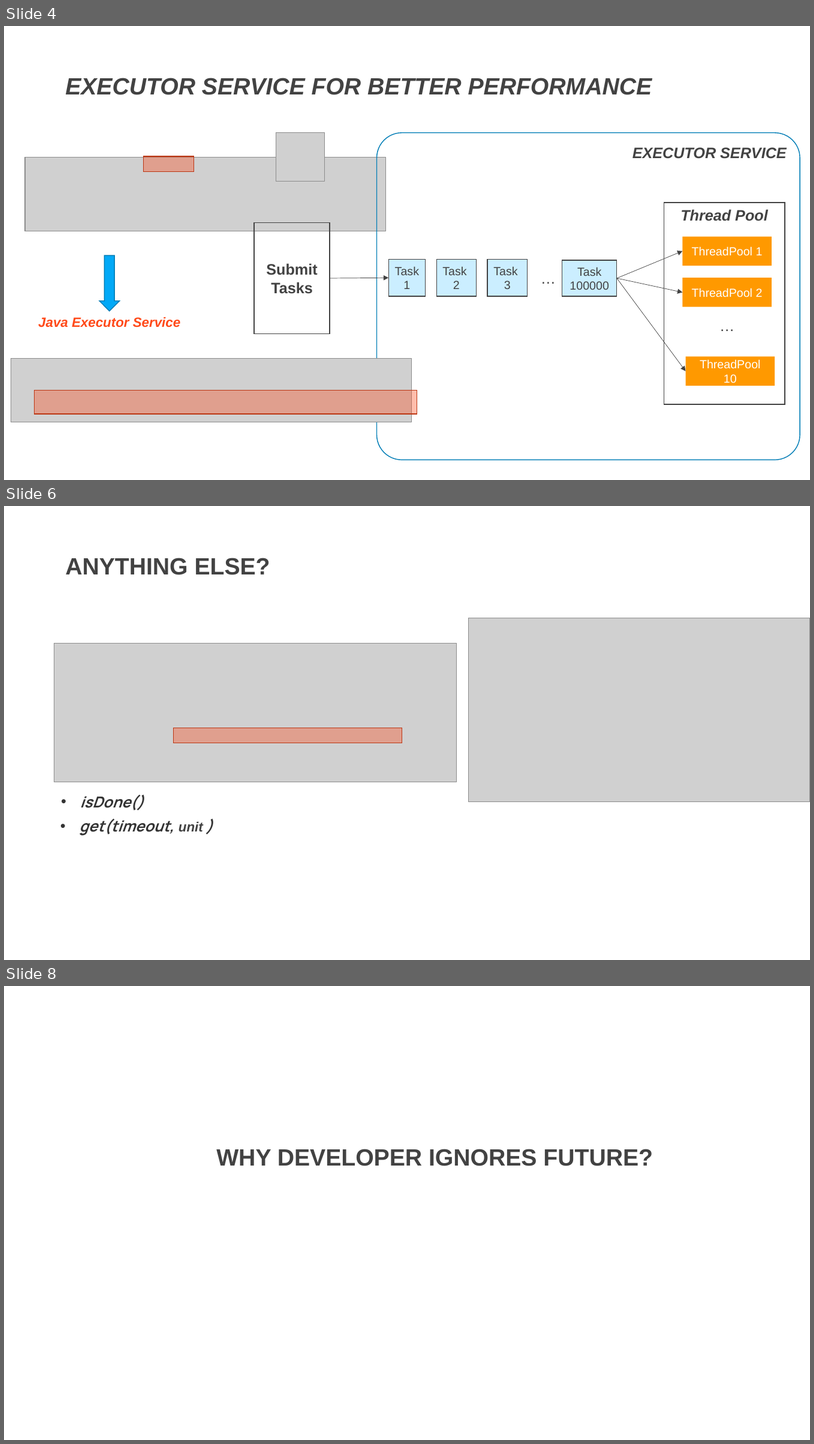
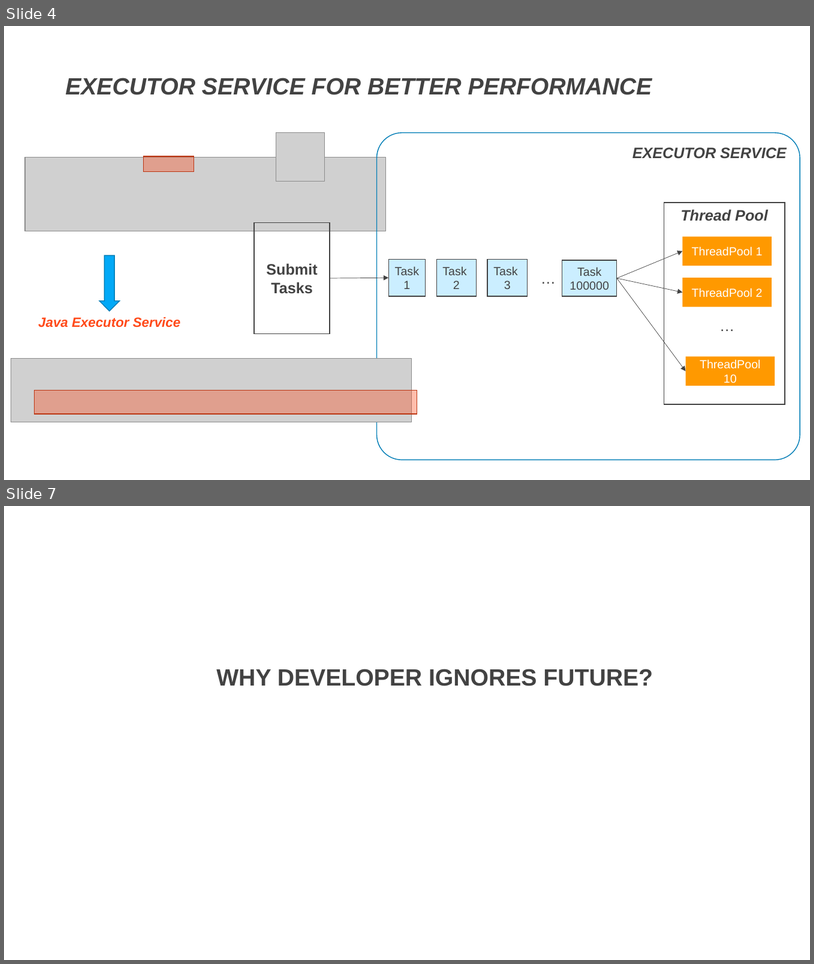
Before and after one commit to DevDay2019-AxonActive/DevDay2019---Advanced-Java, a slide deck: presentations/java_future.pptx. Shown one above the other, each under a label of ours: slides 4, 6 and 8 before the commit, slides 4 and 7 after it; the slides between them are not shown. The pictures are 814x1444 and 814x964 pixels, drawn with LibreOffice and Linux fonts; fonts in the diff are those of the drawing; grey boxes stand for pictures; background and template pictures are left out. Boxes give left, top, right and bottom in pixels: in the first picture for what was removed or moved away, otherwise in the second. Text is boxed around its words. In the diff, an @@ line names an element or a change of style, - is before the commit and + after.

```diff
--- a/presentations/java_future.pptx
+++ b/presentations/java_future.pptx
@@ slide 6 removed at <box>4,506,810,960</box>, background picture (left out) @@
@@ text removed at <box>65,558,270,575</box> @@
-ANYTHING ELSE?
@@ picture removed at <box>469,618,810,802</box> @@
@@ picture removed at <box>54,643,456,782</box> @@
@@ rectangle removed at <box>173,728,402,743</box> @@
@@ text removed at <box>80,795,144,810</box> @@
-• isDone()
@@ text removed at <box>79,818,203,835</box> @@
-• get(timeout, unit )
@@ what was slide 8 is now slide 7 @@
```
Also in this commit, not shown: 3 slides changed.
